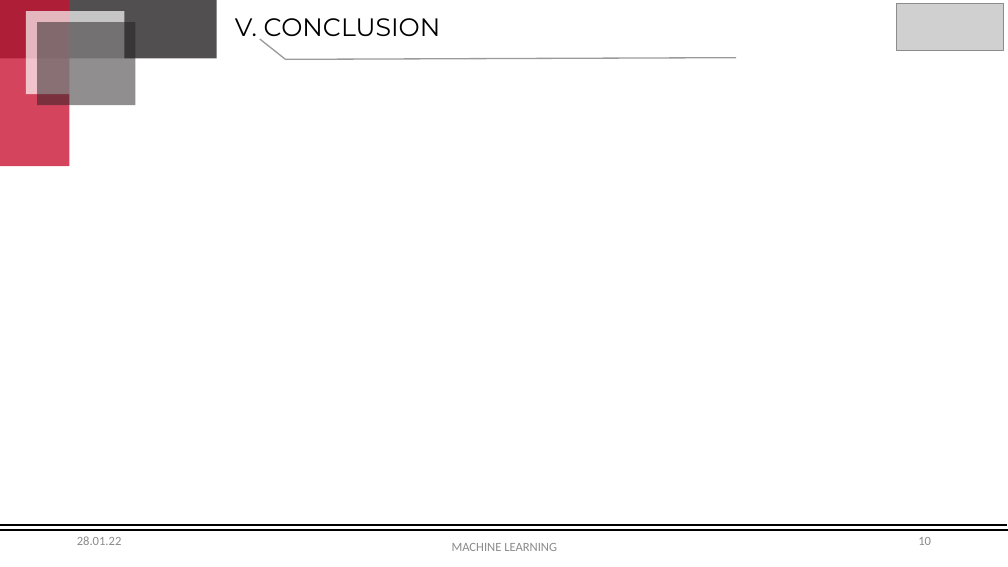
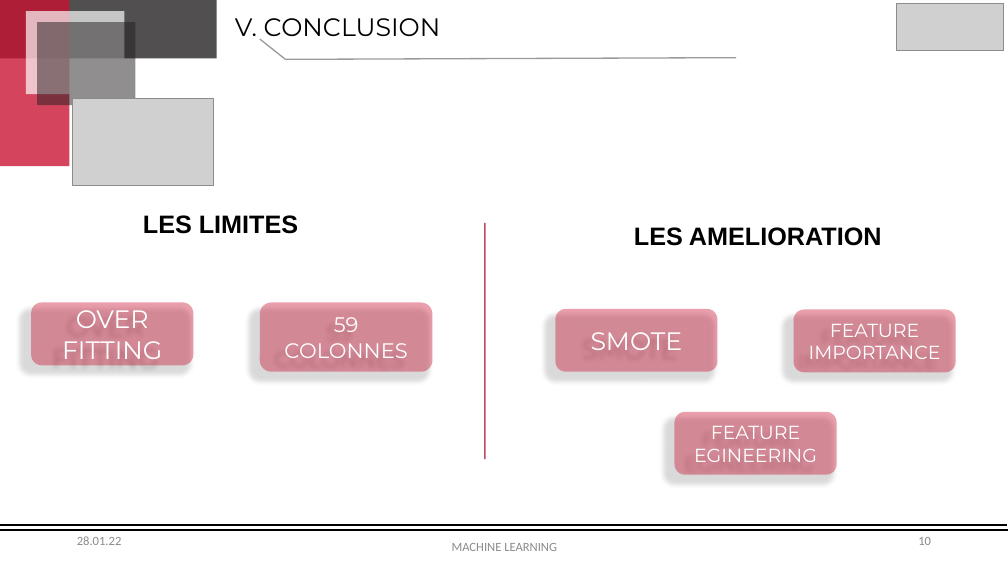
Before and after one commit to OumaimaBoudchich/machineLearningProject, a slide deck: slide 10 of ppt/HomeCreditDashboard.pptx. Drawn at 1008x567 pixels with LibreOffice and Linux fonts; fonts in the diff are those of the drawing; grey boxes stand for pictures. Boxes give left, top, right and bottom in pixels: in the first picture for what was removed or moved away, otherwise in the second. Text is boxed around its words. In the diff, an @@ line names an element or a change of style, - is before the commit and + after.

```diff
--- a/ppt/HomeCreditDashboard.pptx
+++ b/ppt/HomeCreditDashboard.pptx
@@ picture added at box(73, 98, 213, 185) @@
@@ text added at box(143, 215, 298, 234), 24 pt, text #000000, bold @@
+LES LIMITES
@@ line added from (485, 223) to (485, 459), #AE1E37 1.25 pt @@
@@ text added at box(634, 227, 882, 246), 24 pt, text #000000, bold @@
+LES AMELIORATION
@@ rounded rectangle added at box(31, 302, 193, 365), fill #C81130 at 40% opacity, 24 pt, text #FFFFFF @@
+OVER FITTING
@@ rounded rectangle added at box(260, 302, 433, 372), fill #C81130 at 40% opacity, 20 pt, text #FFFFFF @@
+59 COLONNES
@@ rounded rectangle added at box(556, 309, 718, 372), fill #C81130 at 40% opacity, 24 pt, text #FFFFFF @@
+SMOTE
@@ rounded rectangle added at box(794, 309, 956, 372), fill #C81130 at 40% opacity, 18 pt, text #FFFFFF @@
+FEATURE IMPORTANCE
@@ rounded rectangle added at box(675, 412, 836, 475), fill #C81130 at 40% opacity, 18 pt, text #FFFFFF @@
+FEATURE EGINEERING
```
Also in this commit, not shown: 5 other slides changed.
